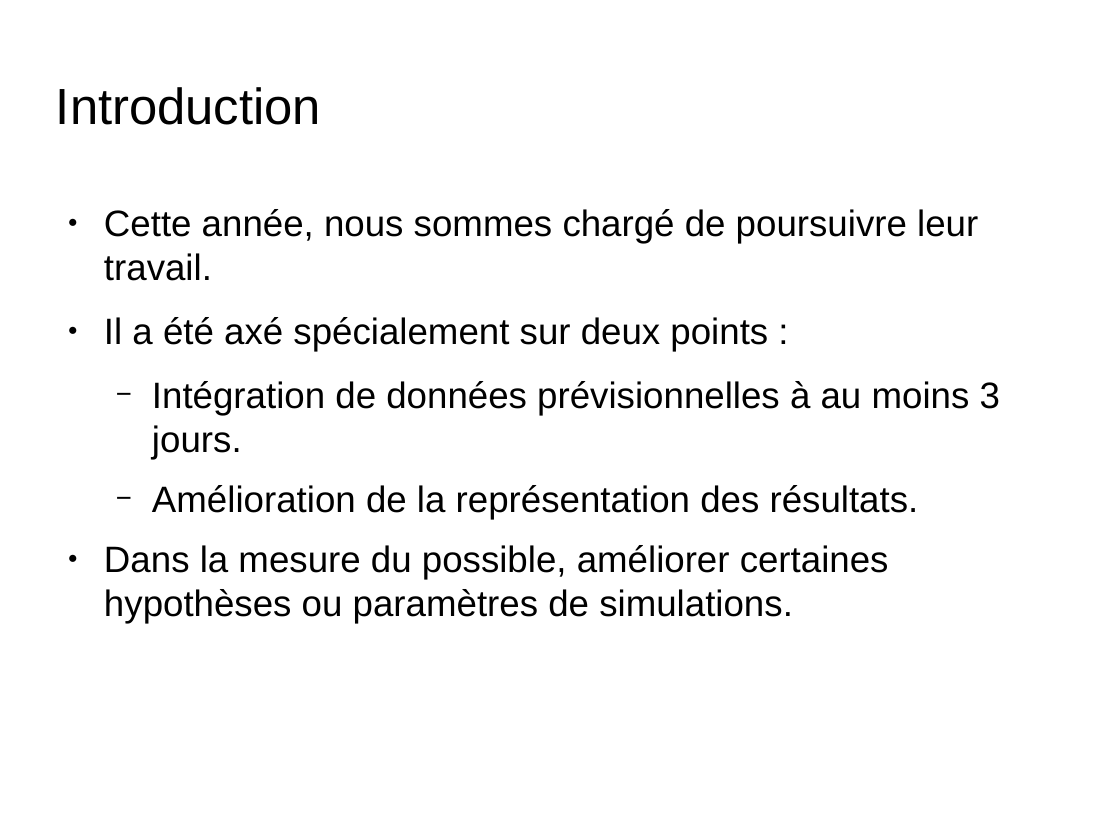
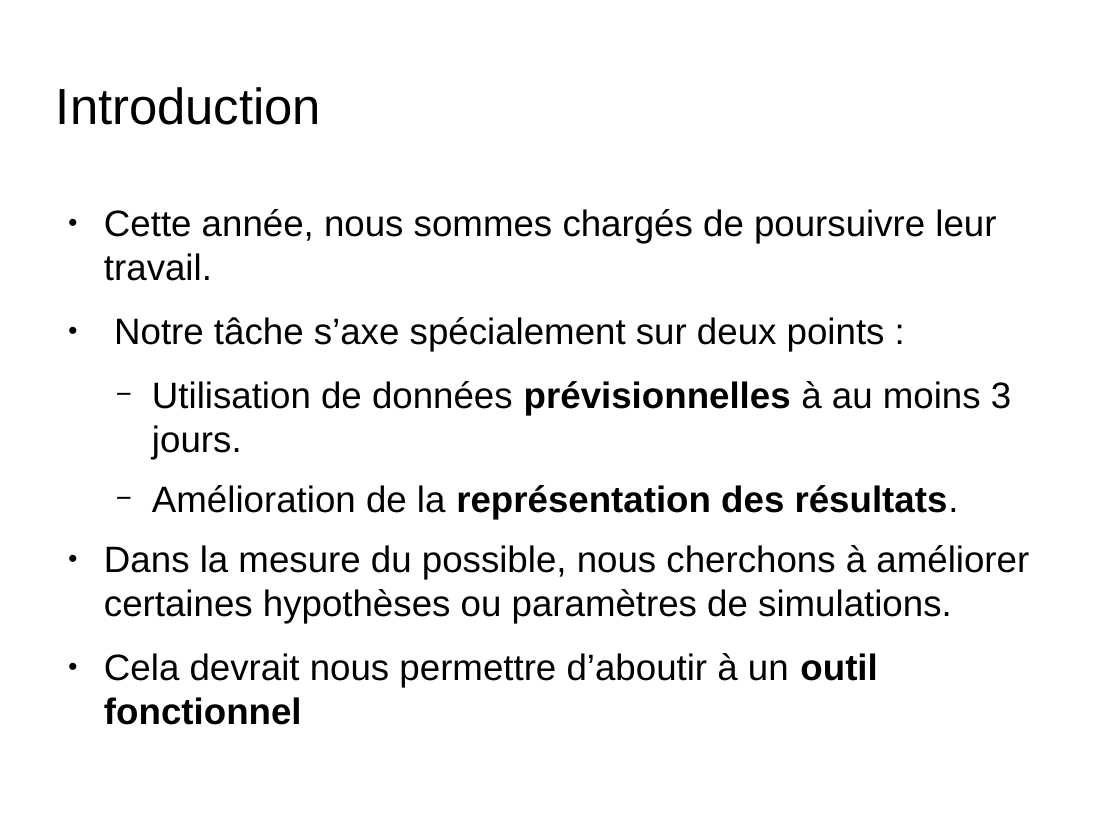
Before and after one commit to nesta7/designProject, a slide deck: slide 4 of presentation_6_juin_Broc.odp (slide 3 before the commit). Drawn at 1120x840 pixels with LibreOffice and Linux fonts; fonts in the diff are those of the drawing; background and template pictures are left out. Boxes give left, top, right and bottom in pixels: in the first picture for what was removed or moved away, otherwise in the second. Text is boxed around its words. In the diff, an @@ line names an element or a change of style, - is before the commit and + after.

```diff
--- a/presentation_6_juin_Broc.odp
+++ b/presentation_6_juin_Broc.odp
@@ text at [104, 209, 1011, 459]: text changed @@
-● Cette année, nous sommes chargé de poursuivre leur travail.
-● Il a été axé spécialement sur deux points :
-  − Intégration de données prévisionnelles à au moins 3 jours.
+● Cette année, nous sommes chargés de poursuivre leur travail.
+● Notre tâche s’axe spécialement sur deux points :
+  − Utilisation de données prévisionnelles à au moins 3 jours.
@@ text at [152, 485, 959, 519]: bold on in "représentation des résultats." @@
@@ text at [104, 545, 1029, 687]: text changed @@
-● Dans la mesure du possible, améliorer certaines hypothèses ou paramètres de simulations.
+● Dans la mesure du possible, nous cherchons à améliorer certaines hypothèses ou paramètres de simulations.
+● Cela devrait nous permettre d’aboutir à un outil fonctionnel
```
Also in this commit, not shown: 6 other slides changed, 8 slides added, 1 slide removed.
